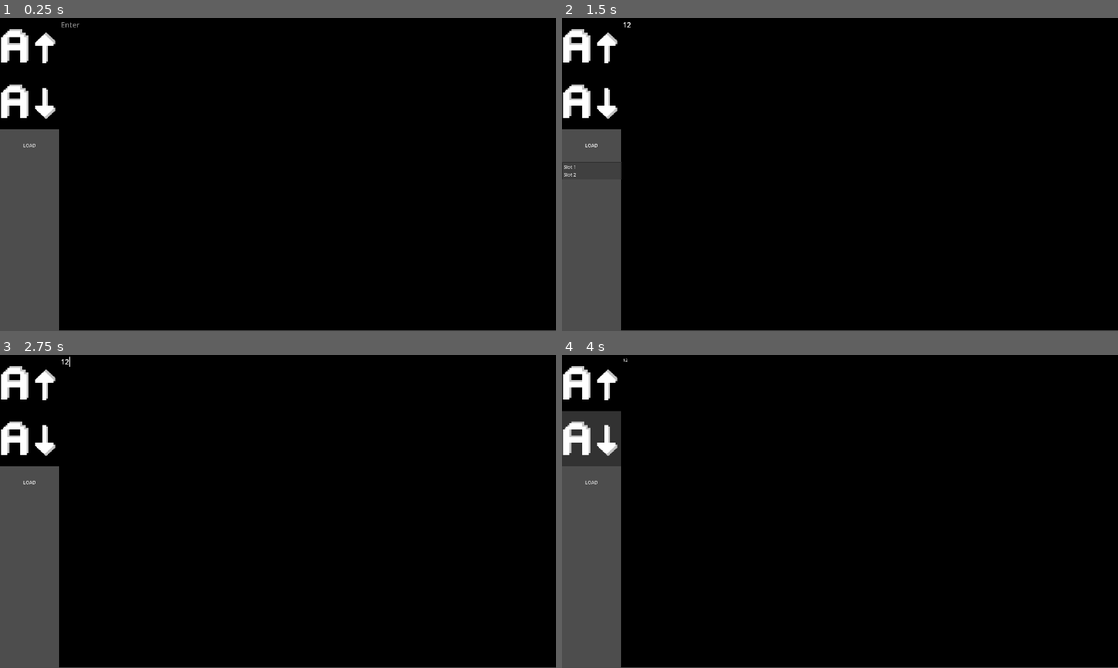
Above: before the commit, frames 1-4 (two rows, left to right).
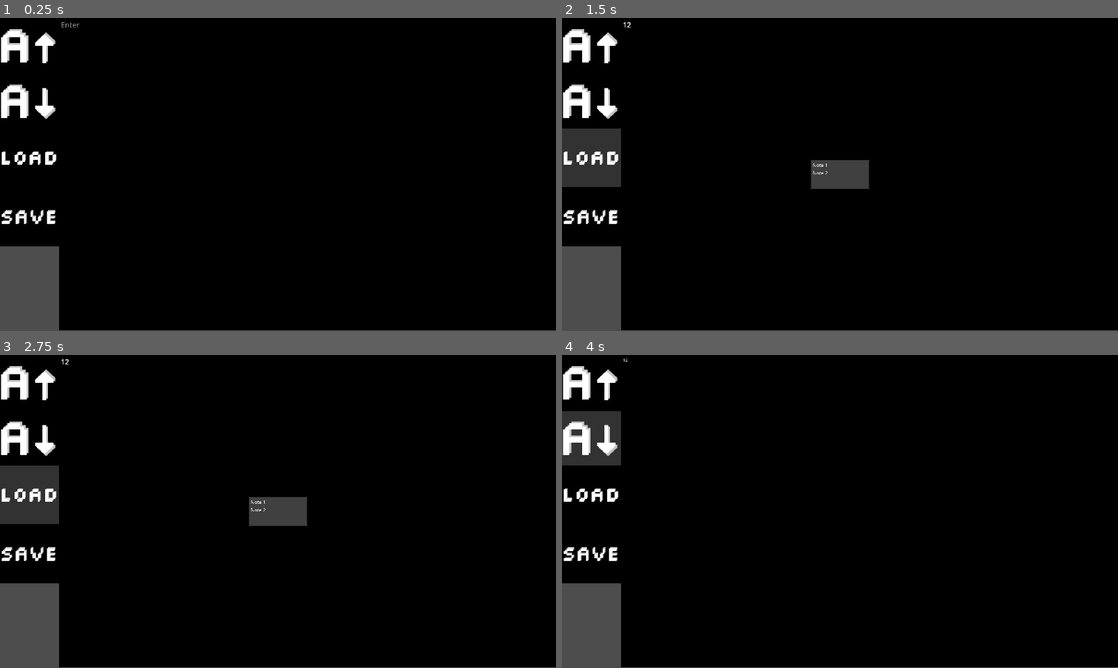
Above: after the commit, the same moments.

Repository: FireEntity1/textedit
Game: Godot game, scene res://Main.tscn
Same seed, same stepped clock (60 frames per second), same inputs: the game is played once before the commit and once after it.
Inputs (mouse positions are in pixels of both pictures, inside the frame that each line leads up to):
- Up to frame 1 (0.25 s): no input
- Up to frame 2 (1.5 s): click (867, 174) at 0.52 s; type "12" at 0.6 s; click (589, 146) at 1.25 s, where only the run before the commit has a clickable "LOAD"
- Up to frame 3 (2.75 s): click (27, 495) at 2.02 s
- Up to frame 4 (4 s): click (589, 555) at 2.77 s; click (589, 439) at 3.5 s

The runs differ from the first frame. In frame 1, 4.0% of the frame differs, in the area x 0-11%, y 35-73%; in frame 2, 4.4%; in frame 3, 5.0%, in the area x 0-56%, y 0-73%; in frame 4, 4.0%.

Commit message:
Attempt at save/load system

Diff:
--- a/Main.gd
+++ b/Main.gd
@@ -2,10 +2,11 @@
 
 var fontSize = 20
 var filePath = OS.get_executable_path()
+var note
 
 # Called when the node enters the scene tree for the first time.
 func _ready():
-	pass # Replace with function body.
+	print(filePath)
 
 
 # Called every frame. 'delta' is the elapsed time since the previous frame.
@@ -13,13 +14,17 @@
 	pass
 
 func save(content):
-	var file = FileAccess.open(filePath + "/textEdit.txt", FileAccess.WRITE)
+	var file = FileAccess.open(filePath + str(note) + ".txt", FileAccess.WRITE)
 	file.store_string($Editor.text)
 
-func load():
-	var file = FileAccess.open(filePath + "/textEdit.txt", FileAccess.READ)
-	var content = file.get_as_text()
-	return content
+func loadNote():
+	var file = FileAccess.open(filePath + "/textEdit" + str(note) + ".txt", FileAccess.READ)
+	if FileAccess.file_exists(filePath + "/textEdit" + str(note) + ".txt"):
+		file.store_string($Editor.text)
+		var content = file.get_as_text()
+		return content
+	else:
+		print("no file :(")
 
 func _on_font_down_button_up():
 	if fontSize >= 5:
@@ -29,8 +34,14 @@
 	fontSize += 5
 	$Editor.add_theme_font_size_override("font_size", fontSize)
 
+func _on_load_button_button_up():
+	$LoadMenu.show()
 
-func _on_menu_button_button_up(id : int) -> void:
-	match id:
-		0: print("ONE")
-		1: print("TWO")
+
+func _on_load_menu_id_pressed(id):
+	note = id
+	loadNote()
+
+
+func _on_save_button_button_up():
+	save($Editor.text)
--- a/Main.tscn
+++ b/Main.tscn
@@ -7,12 +7,16 @@
 [ext_resource type="Texture2D" uid="uid://diys1a8avc4a" path="res://Sprites/fontDown1.png" id="3_02u03"]
 [ext_resource type="Texture2D" uid="uid://cylv8f33ipswf" path="res://Sprites/fontUp3.png" id="3_bgmoy"]
 [ext_resource type="Texture2D" uid="uid://cr35dk0n4rhx7" path="res://Sprites/fontUp1.png" id="4_5d0oo"]
+[ext_resource type="Texture2D" uid="uid://cblem3hewmbcq" path="res://Sprites/Load1.png" id="8_whbqv"]
+[ext_resource type="Texture2D" uid="uid://cfsmjxix7lxk5" path="res://Sprites/Load3.png" id="9_116ki"]
+[ext_resource type="Texture2D" uid="uid://dprbwpnwgpjoc" path="res://Sprites/Load2.png" id="10_641gg"]
+[ext_resource type="Texture2D" uid="uid://dd4sqen147o4n" path="res://Sprites/Save1.png" id="11_qifs2"]
+[ext_resource type="Texture2D" uid="uid://chus14sku57hm" path="res://Sprites/Save3.png" id="12_fdp25"]
+[ext_resource type="Texture2D" uid="uid://b8fjy1ri37ln2" path="res://Sprites/Save2.png" id="13_eggmm"]
 
 [sub_resource type="Theme" id="Theme_khwhp"]
 default_base_scale = 3.0
 default_font_size = 0
-
-[sub_resource type="Theme" id="Theme_3cbmn"]
 
 [node name="Control" type="Control"]
 layout_mode = 3
@@ -24,6 +28,7 @@
 script = ExtResource("1_ueow0")
 
 [node name="FontDown" type="TextureButton" parent="."]
+layout_mode = 0
 offset_top = 190.0
 offset_right = 204.0
 offset_bottom = 384.0
@@ -54,19 +59,36 @@
 texture_hover = ExtResource("4_5d0oo")
 stretch_mode = 0
 
-[node name="MenuButton" type="MenuButton" parent="."]
-layout_mode = 0
-offset_top = 383.0
-offset_right = 205.0
-offset_bottom = 496.0
-theme = SubResource("Theme_3cbmn")
-text = "LOAD"
+[node name="LoadMenu" type="PopupMenu" parent="."]
+title = "Load"
+initial_position = 1
+size = Vector2i(200, 100)
 item_count = 2
-popup/item_0/text = "Slot 1"
-popup/item_0/id = 0
-popup/item_1/text = "Slot 2"
-popup/item_1/id = 1
+item_0/text = "Note 1"
+item_0/id = 0
+item_1/text = "Note 2"
+item_1/id = 1
+
+[node name="LoadButton" type="TextureButton" parent="."]
+offset_top = 381.0
+offset_right = 204.0
+offset_bottom = 585.0
+texture_normal = ExtResource("8_whbqv")
+texture_pressed = ExtResource("9_116ki")
+texture_hover = ExtResource("10_641gg")
+stretch_mode = 4
+
+[node name="SaveButton" type="TextureButton" parent="."]
+offset_top = 584.0
+offset_right = 204.0
+offset_bottom = 788.0
+texture_normal = ExtResource("11_qifs2")
+texture_pressed = ExtResource("12_fdp25")
+texture_hover = ExtResource("13_eggmm")
+stretch_mode = 4
 
 [connection signal="button_up" from="FontDown" to="." method="_on_font_down_button_up"]
 [connection signal="button_up" from="FontUp" to="." method="_on_font_up_button_up"]
-[connection signal="button_up" from="MenuButton" to="." method="_on_menu_button_button_up"]
+[connection signal="id_pressed" from="LoadMenu" to="." method="_on_load_menu_id_pressed"]
+[connection signal="button_up" from="LoadButton" to="." method="_on_load_button_button_up"]
+[connection signal="button_up" from="SaveButton" to="." method="_on_save_button_button_up"]
Not shown: 1 places in Main.tscn that only renumber resources
Binary file added: Sprites/Load1.png
Not shown, added: Sprites/Load1.png.import
Binary file added: Sprites/Load2.png
Not shown, added: Sprites/Load2.png.import
Binary file added: Sprites/Load3.png
Not shown, added: Sprites/Load3.png.import
Binary file added: Sprites/Save1.png
Not shown, added: Sprites/Save1.png.import
Binary file added: Sprites/Save2.png
Not shown, added: Sprites/Save2.png.import
Binary file added: Sprites/Save3.png
(and 6 more such lines)
